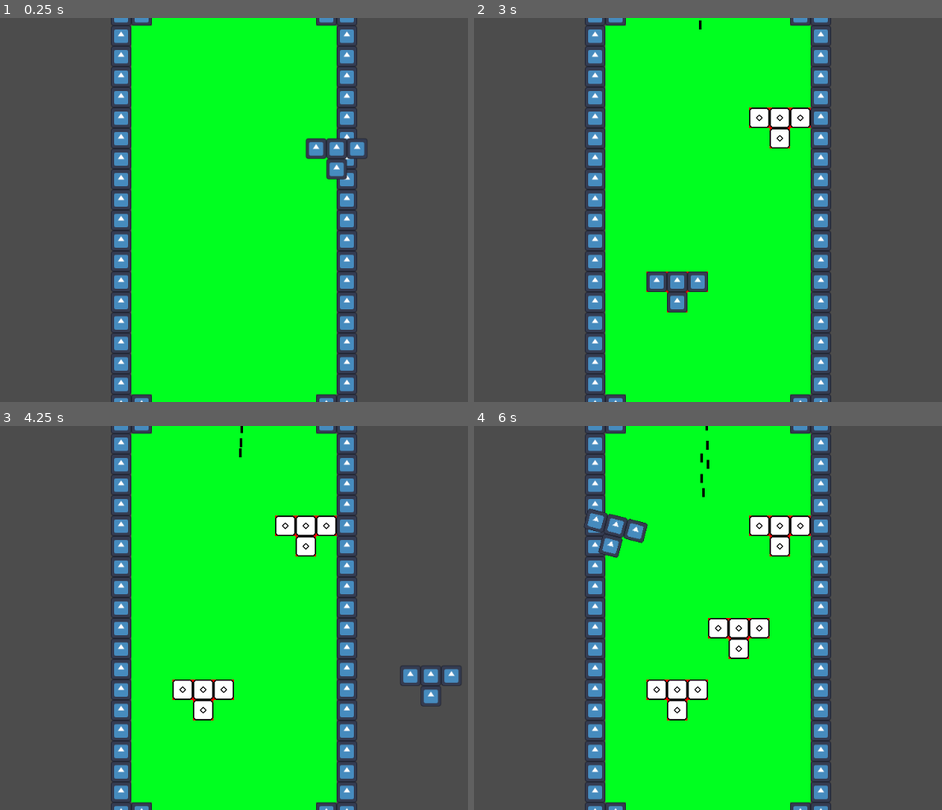
Above: before the commit, frames 1-4 (two rows, left to right).
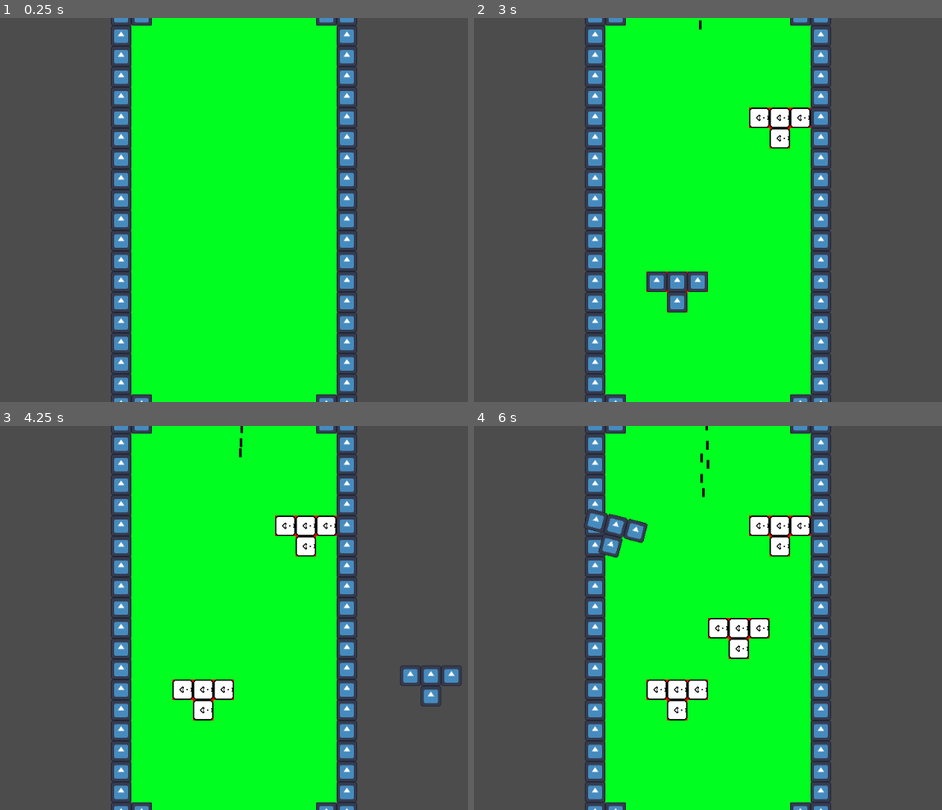
Above: after the commit, the same moments.

Repository: kennethbchen/Polyomino-Tower-Defense
Game: Godot game, scene res://Game.tscn
The game is run twice, just before and just after one commit, with the same random seed, the same clock (stepped at 60 frames per second) and the same inputs. The engine's default icon, where the game draws it, is replaced by a stand-in: a white triangle on a blue panel in a dark square.
Inputs (mouse positions are in pixels of both pictures, inside the frame that each line leads up to):
- Up to frame 1 (0.25 s): no input
- Up to frame 2 (3 s): tap Enter at 0.5 s; move the mouse to (853, 190) at 0.52 s; click (853, 190) at 0.67 s; tap Space at 0.77, 1.52, 2.75 s; move the mouse to (576, 229) at 1.27 s; click (576, 229) at 1.42 s; move the mouse to (773, 125) at 2.02 s; click (773, 125) at 2.17 s; move the mouse to (675, 286) at 2.77 s; click (675, 286) at 2.92 s
- Up to frame 3 (4.25 s): tap Space at 3.02, 3.77 s; tap Enter at 3.5 s; move the mouse to (430, 675) at 3.52 s; click (430, 675) at 3.67 s
- Up to frame 4 (6 s): move the mouse to (511, 560) at 4.27 s; click (511, 560) at 4.42 s; tap Space at 4.52, 5.75 s; move the mouse to (740, 618) at 5.02 s; click (740, 618) at 5.17 s; move the mouse to (609, 522) at 5.77 s; click (609, 522) at 5.92 s

The runs differ from the first frame. In frame 1, 0.8% of the frame differs, in the area x 65-79%, y 31-43%; in frame 2, less than 0.1%; in frame 3, 0.1%; in frame 4, 0.2%.

Commit message:
Implemented towers shooting at enemies

Diff:
--- a/Game.tscn
+++ b/Game.tscn
@@ -9,7 +9,7 @@
 script = ExtResource( 2 )
 
 [node name="Board" type="TileMap" parent="."]
-position = Vector2( -160, -256 )
+position = Vector2( 864, -256 )
 z_index = -2
 tile_set = ExtResource( 1 )
 cell_size = Vector2( 32, 32 )
@@ -19,10 +19,11 @@
 script = ExtResource( 5 )
 
 [node name="Camera2D" type="Camera2D" parent="."]
+position = Vector2( 1024, 0 )
 current = true
 
 [node name="Cursor" type="Node2D" parent="."]
-position = Vector2( 160, -96 )
+position = Vector2( 1024, -352 )
 z_index = 1
 script = ExtResource( 4 )
 
--- a/Scenes/Enemy.tscn
+++ b/Scenes/Enemy.tscn
@@ -10,6 +10,7 @@
 collision_layer = 2
 collision_mask = 0
 script = ExtResource( 2 )
+health = 4
 
 [node name="CollisionShape2D" type="CollisionShape2D" parent="."]
 shape = SubResource( 1 )
--- a/Scenes/Tower.tscn
+++ b/Scenes/Tower.tscn
@@ -1,13 +1,16 @@
-[gd_scene load_steps=4 format=2]
+[gd_scene load_steps=6 format=2]
 
 [ext_resource path="res://Sprites/Tower.png" type="Texture" id=1]
 [ext_resource path="res://Scripts/Tower.gd" type="Script" id=2]
+[ext_resource path="res://Scripts/AimSystem.gd" type="Script" id=3]
+[ext_resource path="res://Scenes/TowerProjectile.tscn" type="PackedScene" id=4]
 
 [sub_resource type="CircleShape2D" id=2]
 radius = 64.0
 
 [node name="Tower" type="Node2D"]
 script = ExtResource( 2 )
+projectile = ExtResource( 4 )
 
 [node name="Sprite" type="Sprite" parent="."]
 texture = ExtResource( 1 )
@@ -19,5 +22,18 @@
 [node name="CollisionShape2D" type="CollisionShape2D" parent="Range"]
 shape = SubResource( 2 )
 
+[node name="AimSystem" type="Node2D" parent="."]
+script = ExtResource( 3 )
+aim_speed = 20.0
+
+[node name="Sprite" type="Sprite" parent="AimSystem"]
+position = Vector2( 7, 0 )
+scale = Vector2( 0.4375, 0.1875 )
+texture = ExtResource( 1 )
+
+[node name="Timer" type="Timer" parent="."]
+one_shot = true
+
 [connection signal="body_entered" from="Range" to="." method="_on_body_entered_range"]
 [connection signal="body_exited" from="Range" to="." method="_on_body_exited_range"]
+[connection signal="timeout" from="Timer" to="." method="_on_timer_completed"]
--- /dev/null
+++ b/Scenes/TowerProjectile.tscn
@@ -0,0 +1,24 @@
+[gd_scene load_steps=4 format=2]
+
+[ext_resource path="res://Sprites/Tower.png" type="Texture" id=1]
+[ext_resource path="res://Scripts/TowerProjectile.gd" type="Script" id=2]
+
+[sub_resource type="CircleShape2D" id=1]
+radius = 3.0
+
+[node name="TowerProjectile" type="Area2D"]
+collision_layer = 0
+collision_mask = 2
+script = ExtResource( 2 )
+
+[node name="Sprite" type="Sprite" parent="."]
+scale = Vector2( 0.125, 0.125 )
+texture = ExtResource( 1 )
+
+[node name="CollisionShape2D" type="CollisionShape2D" parent="."]
+shape = SubResource( 1 )
+
+[node name="TTLTimer" type="Timer" parent="."]
+
+[connection signal="body_entered" from="." to="." method="_on_body_entered"]
+[connection signal="timeout" from="TTLTimer" to="." method="_on_time_to_live_timeout"]
--- /dev/null
+++ b/Scripts/AimSystem.gd
@@ -0,0 +1,42 @@
+extends Node2D
+
+export var aim_speed = 10.0
+
+var aim_direction = Vector2(0,0)
+
+var enabled = true
+
+func _ready():
+	pass
+
+func _process(delta):
+
+	if enabled:
+		rotation = lerp_angle(rotation, aim_angle_rad(), aim_speed * delta)
+
+func aim_at_position(global_position: Vector2):
+	aim_at_direction( (global_position - self.global_position).normalized() )
+
+func aim_at_direction(direction: Vector2):
+	aim_direction = direction.normalized()
+
+func aim_angle_rad():
+	return fmod(aim_direction.angle(), PI)
+
+func aim_angle_deg():
+	return rad2deg(aim_angle_rad())
+
+# rotation vs aim_direction
+func angle_error_rad():
+	return abs(_angle_dif(rotation, aim_direction.angle()))
+
+func angle_error_deg():
+	return rad2deg(angle_error_rad())
+
+# returns a value from -PI to PI
+func _angle_dif(from : float, to : float):
+	var ans = fposmod(to - from, TAU)
+
+	if ans > PI:
+		ans -= TAU
+	return ans
--- a/Scripts/Enemy.gd
+++ b/Scripts/Enemy.gd
@@ -1,4 +1,6 @@
 extends KinematicBody2D
+
+export var health = 2
 
 onready var nav_agent = $NavigationAgent2D
 
@@ -9,11 +11,21 @@
 	destination = end_pos
 	nav_agent.set_target_location(destination)
 
+
+
 func _physics_process(delta):
 
 	# Set velocity eventually emits the velocity_comptued signal
 	nav_agent.set_velocity(global_position.direction_to(nav_agent.get_next_location()) * 40)
 
+func take_damage(damage):
+	health = max(0, health - damage)
+
+	if health <= 0:
+		destroy()
+
+func destroy():
+	queue_free()
 
 func _on_velocity_computed(safe_velocity: Vector2):
 	move_and_slide(safe_velocity)
--- a/Scripts/Game.gd
+++ b/Scripts/Game.gd
@@ -11,8 +11,8 @@
 onready var cursor = $Cursor
 
 
-var enemy_start = Vector2(0, -352)
-var enemy_end = Vector2(0, 352)
+var enemy_start = Vector2(1024, -352)
+var enemy_end = Vector2(1024, 352)
 
 onready var board = $Board
 
--- a/Scripts/Tower.gd
+++ b/Scripts/Tower.gd
@@ -1,10 +1,22 @@
 extends Node2D
+
+export(PackedScene) var projectile
+
+export var cooldown_time = 2
+
+onready var aim_system = $AimSystem
+
+onready var timer = $Timer
 
 # These signals connect with Board.gd to handle pathfinding
 signal tower_created(pos)
 signal tower_removed(pos)
 
 var detected_enemies = []
+
+var current_state = State.SHOOTING
+
+enum State {SHOOTING = 1, COOLDOWN = 2}
 
 func init(pos, board_node):
 	position = pos
@@ -17,19 +29,46 @@
 	pass
 
 func _process(delta):
+
 	if !detected_enemies.empty():
-		print("go")
-		pass
+
+		aim_system.aim_at_position(detected_enemies[0].position)
+
+		match(current_state):
+			State.SHOOTING:
+
+				if aim_system.angle_error_deg() <= 5:
+					# Shoot
+					var proj = projectile.instance()
+					proj.position = position
+					proj.rotation = aim_system.rotation
+					get_tree().root.add_child(proj)
+
+				else: return
+
+				if timer.is_stopped():
+					timer.start(cooldown_time)
+
+
+				current_state = State.COOLDOWN
+
+			State.COOLDOWN:
+				pass
+
 
 
 func destroy():
 	emit_signal("tower_removed", position)
 	queue_free()
 
-func _on_body_entered_range(area: Area2D):
-	detected_enemies.append(area)
+func _on_body_entered_range(body: PhysicsBody2D):
+	detected_enemies.append(body)
 
-func _on_body_exited_range(area: Area2D):
-	var ind = detected_enemies.find(area)
+func _on_body_exited_range(body: PhysicsBody2D):
+	var ind = detected_enemies.find(body)
 	if ind != -1:
 		detected_enemies.remove(ind)
+
+func _on_timer_completed():
+	if current_state == State.COOLDOWN:
+		current_state = State.SHOOTING
--- /dev/null
+++ b/Scripts/TowerProjectile.gd
@@ -0,0 +1,30 @@
+extends Area2D
+
+export var damage = 1
+
+export var move_speed = 350
+
+export var time_to_live = 3
+
+onready var ttl_timer = $TTLTimer
+
+# Called when the node enters the scene tree for the first time.
+func _ready():
+	ttl_timer.wait_time = time_to_live
+	ttl_timer.start()
+
+func _physics_process(delta):
+	position += transform.x * move_speed * delta
+
+
+func _on_time_to_live_timeout():
+	destroy()
+
+func destroy():
+	queue_free()
+
+func _on_body_entered(body: Node):
+
+	if body.has_method("take_damage"):
+		body.take_damage(damage)
+	destroy()
